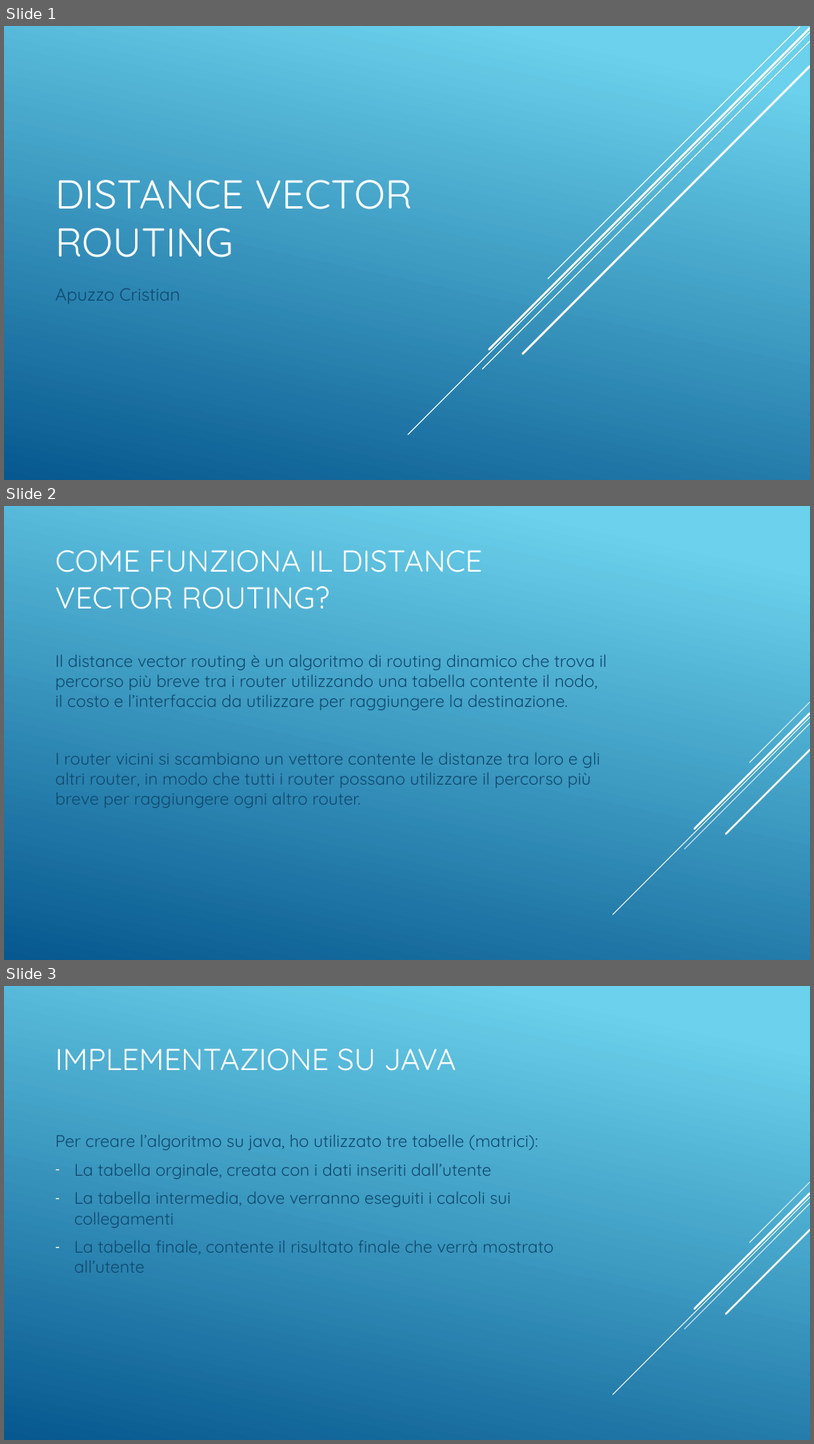
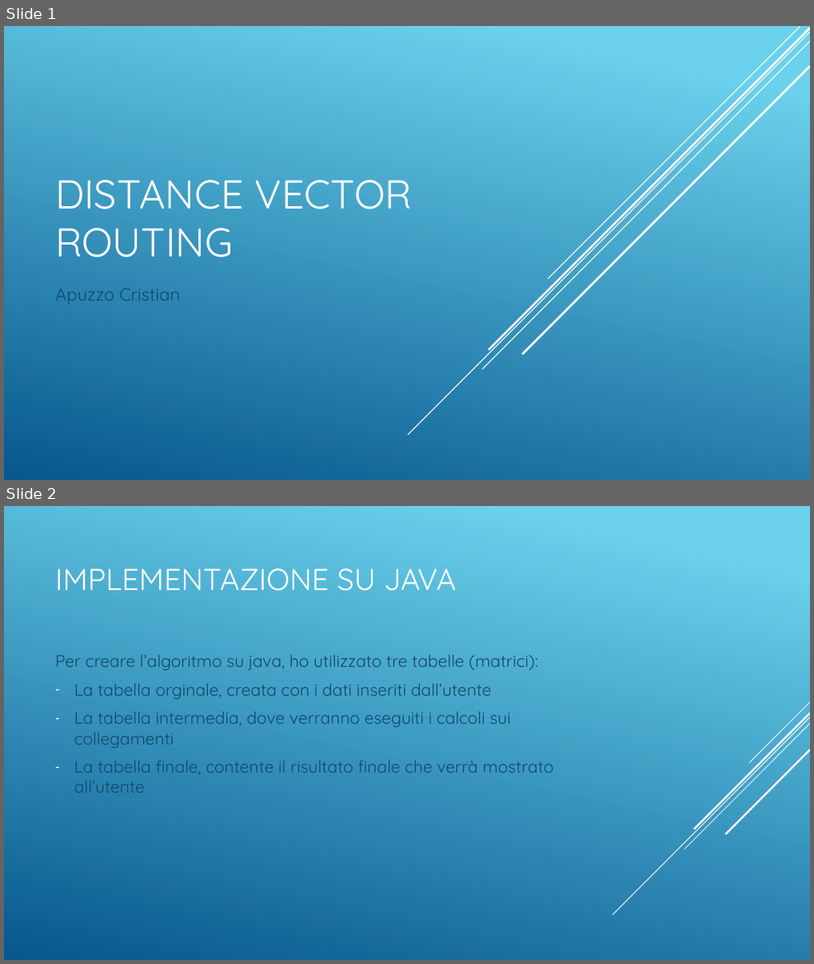
Before and after one commit to Bubuz123/Progetto-sistemi, a slide deck: Presentazione.pptx. Shown one above the other, each under a label of ours: slides 1, 2 and 3 before the commit, slides 1 and 2 after it. The pictures are 814x1444 and 814x964 pixels, drawn with LibreOffice and Linux fonts; fonts in the diff are those of the drawing. Boxes give left, top, right and bottom in pixels: in the first picture for what was removed or moved away, otherwise in the second. Text is boxed around its words. In the diff, an @@ line names an element or a change of style, - is before the commit and + after.

```diff
--- a/Presentazione.pptx
+++ b/Presentazione.pptx
@@ slide 2 removed at box(4, 506, 810, 960), background gradient #6ED2EB to #06588E; not listed: 5 template elements that a slide beside it also shows @@
@@ title removed at box(55, 550, 483, 609) @@
-COME FUNZIONA IL DISTANCE VECTOR ROUTING?
@@ text removed at box(55, 654, 607, 808) @@
-Il distance vector routing è un algoritmo di routing dinamico che trova il percorso più breve tra i router utilizzando una tabella contente il nodo, il costo e l’interfaccia da utilizzare per raggiungere la destinazione.
-I router vicini si scambiano un vettore contente le distanze tra loro e gli altri router, in modo che tutti i router possano utilizzare il percorso più breve per raggiungere ogni altro router.
@@ what was slide 3 is now slide 2 @@
```
Also in this commit, not shown: 2 slides changed, 4 slides added, 1 other slide removed, 2 other files.
